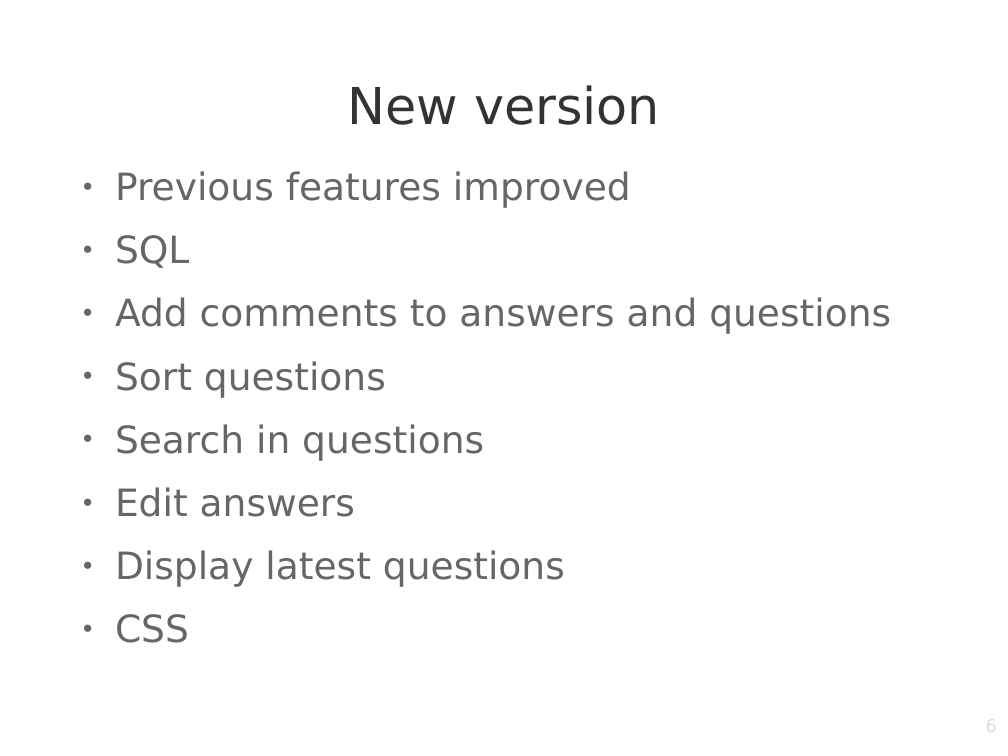
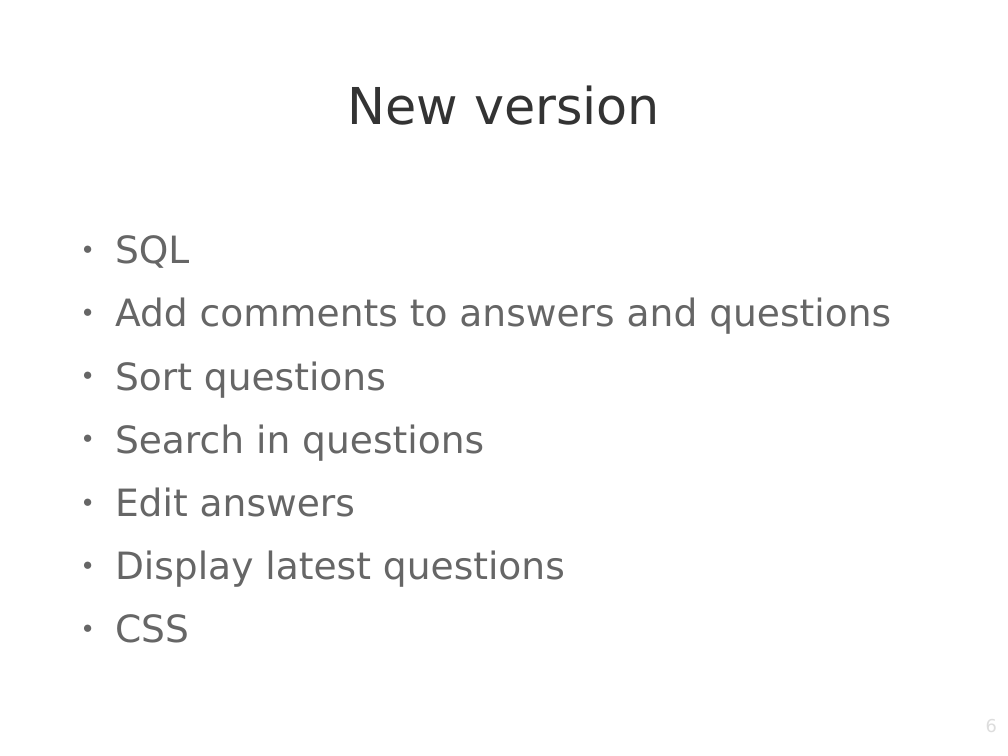
Before and after one commit to gergobereczk/ask-mate, a slide deck: slide 6 of askmate2.odp. Drawn at 1008x756 pixels with LibreOffice and Linux fonts; fonts in the diff are those of the drawing; background and template pictures are left out. Boxes give left, top, right and bottom in pixels: in the first picture for what was removed or moved away, otherwise in the second. Text is boxed around its words. In the diff, an @@ line names an element or a change of style, - is before the commit and + after.

```diff
--- a/askmate2.odp
+++ b/askmate2.odp
@@ text at (x1=115, y1=171, x2=631, y2=208): paragraph removed @@
-● Previous features improved
```
Also in this commit, not shown: 1 other file.
